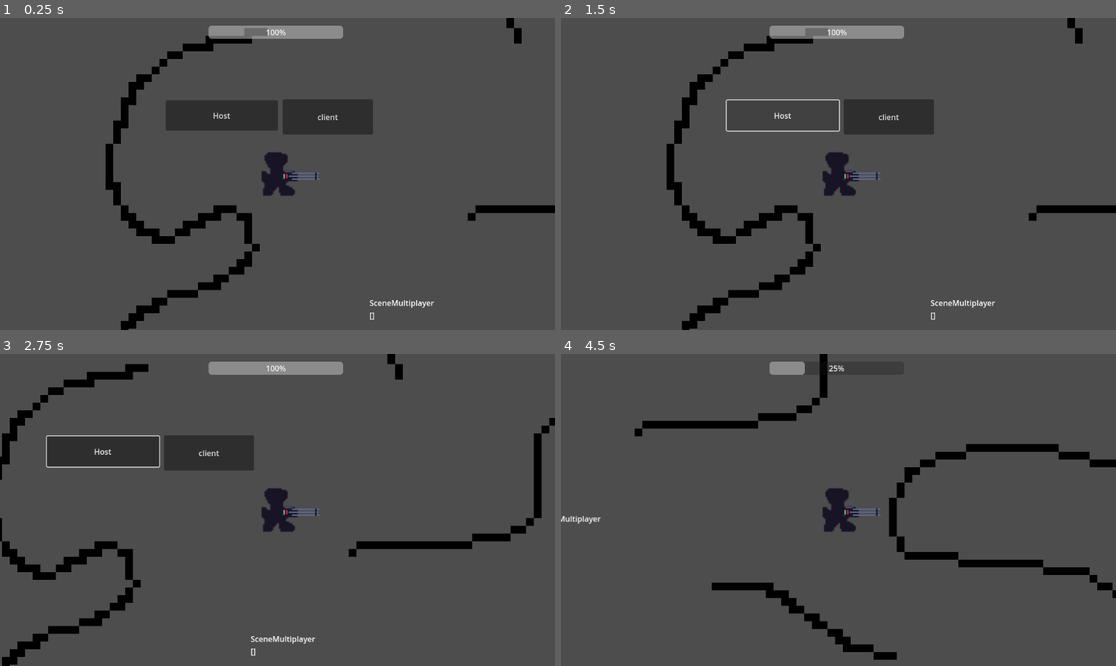
Above: before the commit, frames 1-4 (two rows, left to right).
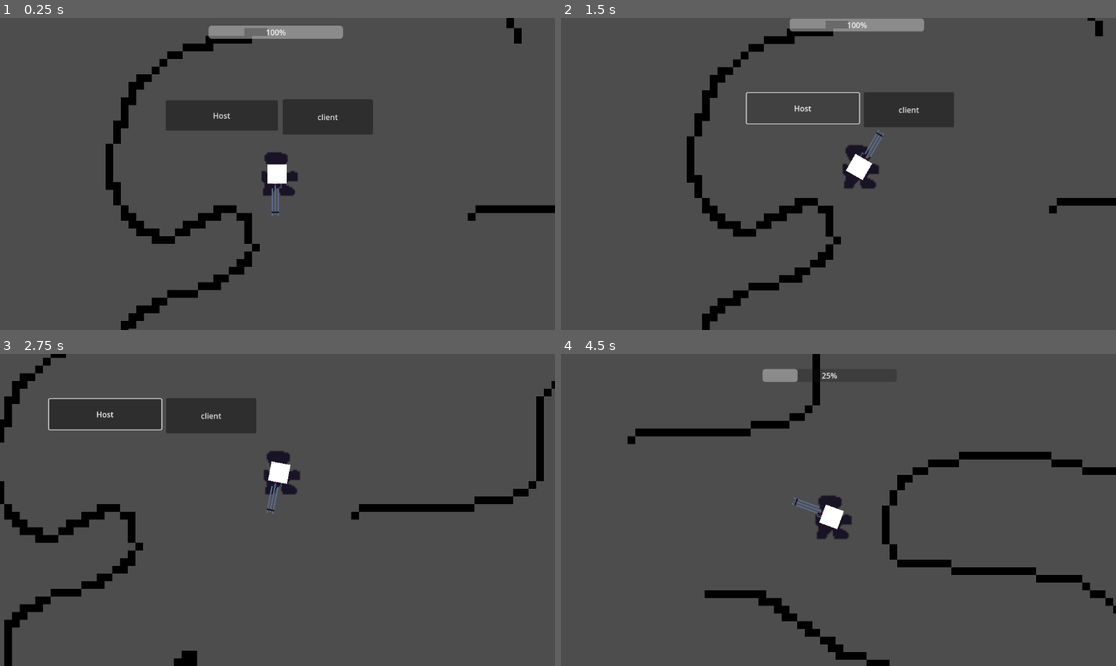
Above: after the commit, the same moments.

Repository: Deojee/project-sodalake
Game: Godot game, scene res://scenes/world.tscn
Same seed, same stepped clock (60 frames per second), same inputs: the game is played once before the commit and once after it. The engine's default icon, where the game draws it, is replaced by a stand-in: a white triangle on a blue panel in a dark square.
Inputs (mouse positions are in pixels of both pictures, inside the frame that each line leads up to):
- Up to frame 1 (0.25 s): no input
- Up to frame 2 (1.5 s): click "client" at 0.5 s; click "Host" at 1.25 s
- Up to frame 3 (2.75 s): move the mouse to (399, 494) at 2.02 s; press the mouse at (399, 494) at 2.03 s; hold D (right) from 2.03 s (still down)
- Up to frame 4 (4.5 s): move the mouse to (727, 525) at 2.77 s; release D (right) at 2.78 s; release the mouse at (727, 525) at 2.78 s; hold S (down) 2.78-3.53 s; click (727, 525) at 2.85 s; move the mouse to (894, 441) at 3.52 s; hold D (right) 3.53-4.28 s; hold Shift (sprint) 3.53-4.28 s; click (894, 441) at 3.8 s; move the mouse to (810, 572) at 4.27 s; hold Up (up) from 4.28 s (still down); click (810, 572) at 4.35 s

The runs differ from the first frame. In frame 1, 0.5% of the frame differs, in the area x 48-79%, y 46-97%; in frame 2, 9.4%; in frame 3, 18%, in the area x 0-100%, y 0-100%; in frame 4, 9.3%.
Error before the commit: Parse Error: Function "shoot()" not found in base self. (res://gun.gd:70)

Commit message:
updates to guns and bullets

Diff:
--- /dev/null
+++ b/Camera.gd
@@ -0,0 +1,16 @@
+extends Node2D
+
+
+var deadZone = 100
+
+
+func _input(event : InputEvent) -> void:
+
+	if event is InputEventMouseMotion:
+		var _target = event.position - get_viewport().size * 0.5
+		if _target.length() < deadZone:
+			self.position = Vector2(0,0)
+		else:
+			self.position = _target.normalized() * (_target.length() - deadZone) * 0.5
+		print(event.position)
+		print(position)
--- a/bullet_attributes.gd
+++ b/bullet_attributes.gd
@@ -1,4 +1,8 @@
 extends Node
+
+class_name bullet_attributes
+
+#all measurements in pixels per second.
 
 var bulletTexture : Texture2D
 var texOffset : Vector2
@@ -7,5 +11,27 @@
 var range
 var speed
 
-var onShootLambda : Callable
-var onHitLambda : Callable
+var onShootLambda : Callable = func(shooter):
+	pass
+var onHitLambda : Callable = func(shooter,target):
+	pass
+
+# Constructor for bullet_attributes class
+func _init(
+	texture: Texture2D,
+	offset: Vector2,
+	collisionSize,
+	bulletDamage,
+	bulletRange,
+	bulletSpeed,
+	onShootFunc : Callable = onShootLambda,
+	onHitFunc : Callable = onHitLambda
+):
+	bulletTexture = texture
+	texOffset = offset
+	collisionShapeSize = collisionSize
+	damage = bulletDamage
+	range = bulletRange
+	speed = bulletSpeed
+	onShootLambda = onShootFunc
+	onHitLambda = onHitFunc
--- a/gun.gd
+++ b/gun.gd
@@ -53,49 +53,46 @@
 
 func _physics_process(delta):
 
+
+
 	if Input.is_action_just_pressed("shoot"):
 		var velocity = (global_position - get_global_mouse_position()).normalized() * -100
 		var pos = global_position
 
-		get_tree().get_first_node_in_group("world").createBullet(pos,velocity)
+		#get_tree().get_first_node_in_group("world").createBullet(pos,velocity)
 
 
 
 	rotation = (get_global_mouse_position() - global_position).angle() + deg_to_rad(90)
 
-	if (secondsUntilNextShot > -1):
-		secondsUntilNextShot -= delta
-
-	if Input.is_action_pressed("shoot") && secondsUntilNextShot <= 0 && params.bulletsPerShot > 0:
-		shoot()
-		secondsUntilNextShot = 1.0/params.fireRate
-	elif secondsUntilReload < 0:
-		if secondsUntilNextReload < 0 && bulletsLeft < params.maxAmmo:
-			bulletsLeft += 1
-			secondsUntilNextReload = 1.0/params.reloadPerSecond
-
-	params.remainingAmmo = bulletsLeft
-
-	pass
 
 
-	setCameraPosition()
+#	if (secondsUntilNextShot > -1):
+#		secondsUntilNextShot -= delta
+#
+#	if Input.is_action_pressed("shoot") && secondsUntilNextShot <= 0 && params.bulletsPerShot > 0:
+#		#shoot()
+#		secondsUntilNextShot = 1.0/params.fireRate
+#	elif secondsUntilReload < 0:
+#		if secondsUntilNextReload < 0 && bulletsLeft < params.maxAmmo:
+#			bulletsLeft += 1
+#			secondsUntilNextReload = 1.0/params.reloadPerSecond
+#
+#	params.remainingAmmo = bulletsLeft
+#
+#	pass
 
 
 
-func setCameraPosition():
-
-	#arbitrary measurements. Unclear what the units are or what their relationship to eachother is
-	var minMouseDistance = 200
-	var maxMouseDistance = 300
-	var interpolate = 0.2
 
 
-	var adjustedMousePosition = get_global_mouse_position().move_toward(global_position,minMouseDistance)
+var deadZone = 00
 
-	var distanceToMouse = (adjustedMousePosition - global_position).length()
-
-	if distanceToMouse > maxMouseDistance:
-		adjustedMousePosition = global_position.move_toward(adjustedMousePosition,maxMouseDistance)
-
-	camera.global_position = camera.global_position.lerp(adjustedMousePosition,interpolate)
+func _input(event : InputEvent) -> void:
+	return
+	if event is InputEventMouseMotion:
+		var _target = event.position - get_viewport().size * 0.5
+		if _target.length() < deadZone:
+			$Node2D.position = Vector2(0,0)
+		else:
+			position = _target.normalized() * (_target.length() - deadZone) * 0.5
--- a/gun.tscn
+++ b/gun.tscn
@@ -1,7 +1,8 @@
-[gd_scene load_steps=3 format=3 uid="uid://dtctxjmhx5ju0"]
+[gd_scene load_steps=4 format=3 uid="uid://dtctxjmhx5ju0"]
 
 [ext_resource type="Script" path="res://gun.gd" id="1_cmvgv"]
 [ext_resource type="Texture2D" uid="uid://d1xsnruslada6" path="res://textures/minigun.png" id="2_nr30l"]
+[ext_resource type="Script" path="res://Camera.gd" id="3_ypgt6"]
 
 [node name="gun" type="Node2D"]
 script = ExtResource("1_cmvgv")
@@ -12,6 +13,15 @@
 scale = Vector2(3, 3)
 texture = ExtResource("2_nr30l")
 
-[node name="Camera2D" type="Camera2D" parent="."]
+[node name="rayCastHolder" type="Node2D" parent="."]
 
-[node name="rayCastHolder" type="Node2D" parent="."]
+[node name="Node2D" type="Node2D" parent="."]
+script = ExtResource("3_ypgt6")
+
+[node name="Camera2D" type="Camera2D" parent="Node2D"]
+
+[node name="ColorRect" type="ColorRect" parent="."]
+offset_left = -20.0
+offset_top = -19.0
+offset_right = 20.0
+offset_bottom = 21.0
--- a/gunLibrary.gd
+++ b/gunLibrary.gd
@@ -1,14 +1,37 @@
 extends Node
 
 
-var guns : Dictionary = {
-
-}
-
-var bullets : Dictionary = {
-
-}
+var guns : Array
 
 func _init():
 
-	guns["pistol"] = gun_attributes()
+	guns.append(
+		gun_attributes.new(
+		"pistol",
+		load("res://textures/pistol.png"), # Texture2D path
+		50, # Gun length
+		Vector2(10, 0), # Offset vector
+		10, # Fire rate (per second)
+		10, # ammo count
+		2, # Recoil
+		5, # Bullet spread (degrees)
+		3, # Bloom (degrees per shot)
+		50, # bloom max. This is taking into account spread, not adding to it
+		50, # bloom decay per second
+		15, # Throw speed (pixels per second)
+		20, # Throw damage
+		bullet_attributes.new(
+			load("res://textures/lil bullet.png"), # Texture2D path
+			Vector2(0, 0), # Offset vector
+			10, # Collision shape size
+			20, # Bullet damage
+			100, # Bullet range
+			200 # Bullet speed
+			# onShootLambda function reference
+			# onHitLambda function reference
+		)
+		#create bullets lambda
+	)
+
+
+	)
--- a/scripts/gun_attributes.gd
+++ b/scripts/gun_attributes.gd
@@ -2,20 +2,61 @@
 
 class_name gun_attributes
 
+var gunName
+
 var gunTexture : Texture2D
-
+var length
 var texOffset
 
 
+var ammoCount = 0
 var fireRate = 0
 var recoil = 0
 var bulletSpread = 0
+
 var bloom = 0
-
+var bloomMax = 0
+var bloomDecay = 0
 
 var throwSpeed = 0
 var throwDamage = 0
 
 
+
+var bullet
+
 var createBulletsLambda : Callable = func(pos, dir):
-	World.createBullet(pos,dir,"pistol")
+	World.createBullet(pos,dir,gunName)
+
+func _init(
+	gunName,
+	texture: Texture2D,
+	gunLength,
+	offset,
+	ammoCount,
+	rate,
+	recoil,
+	spread,
+	bloom,
+	bloomMax,
+	bloomDecay,
+	speed,
+	damage,
+
+	bulletType,
+	_createBulletsLambda = createBulletsLambda
+):
+	self.gunName = gunName
+	gunTexture = texture
+	texOffset = offset
+	fireRate = rate
+	self.recoil = recoil
+	bulletSpread = spread
+	self.bloom = bloom
+	self.bloomMax = bloomMax
+	self.bloomDecay = bloomDecay
+	throwSpeed = speed
+	throwDamage = damage
+	length = gunLength
+	bullet = bulletType
+	self.createBulletsLambda = _createBulletsLambda
--- a/scripts/world.gd
+++ b/scripts/world.gd
@@ -25,7 +25,7 @@
 
 	temp += str(multiplayer.get_peers()) + "\n"
 
-	$Label.text = temp
+	#$Label.text = temp
 
 
 	pass
